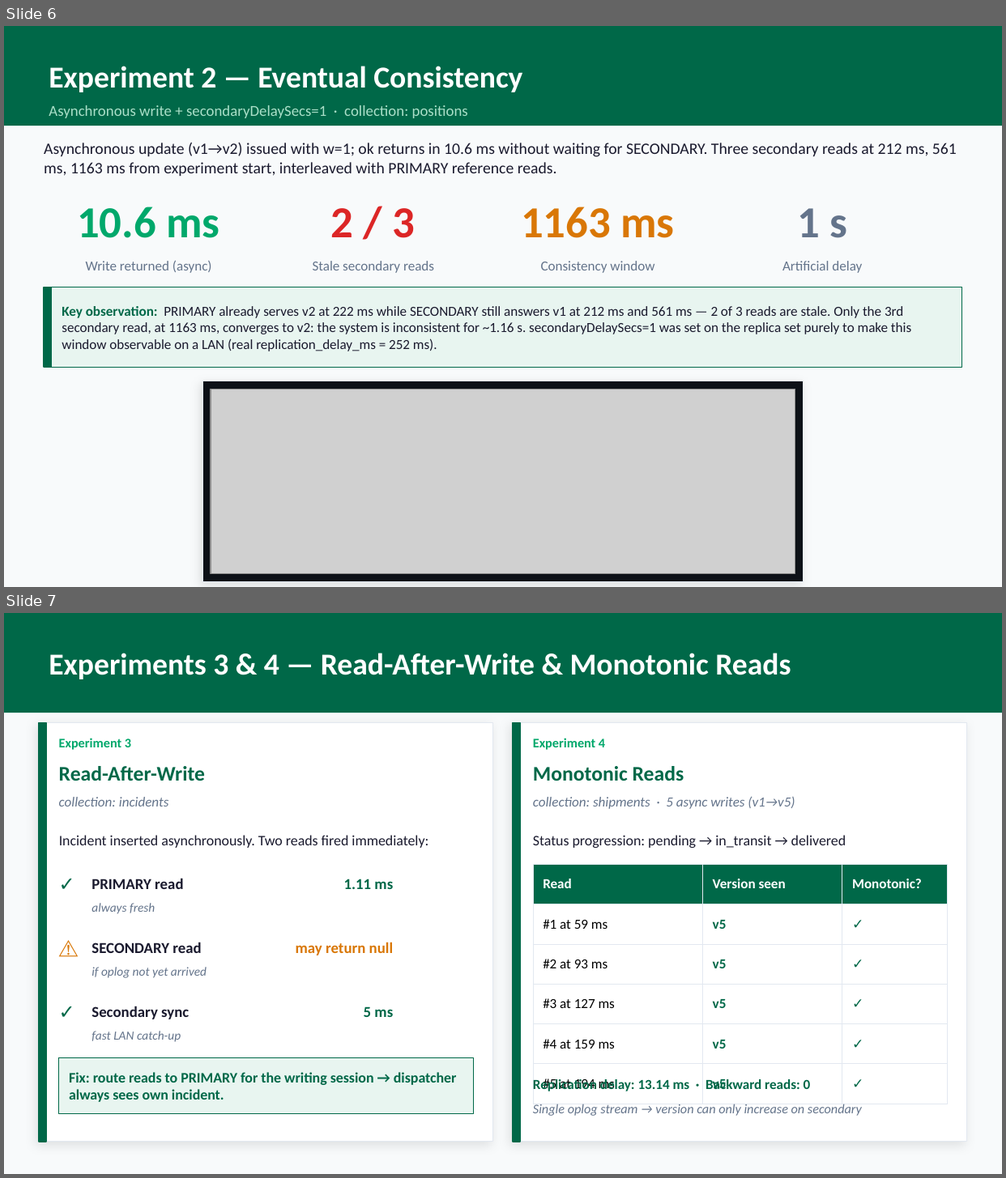
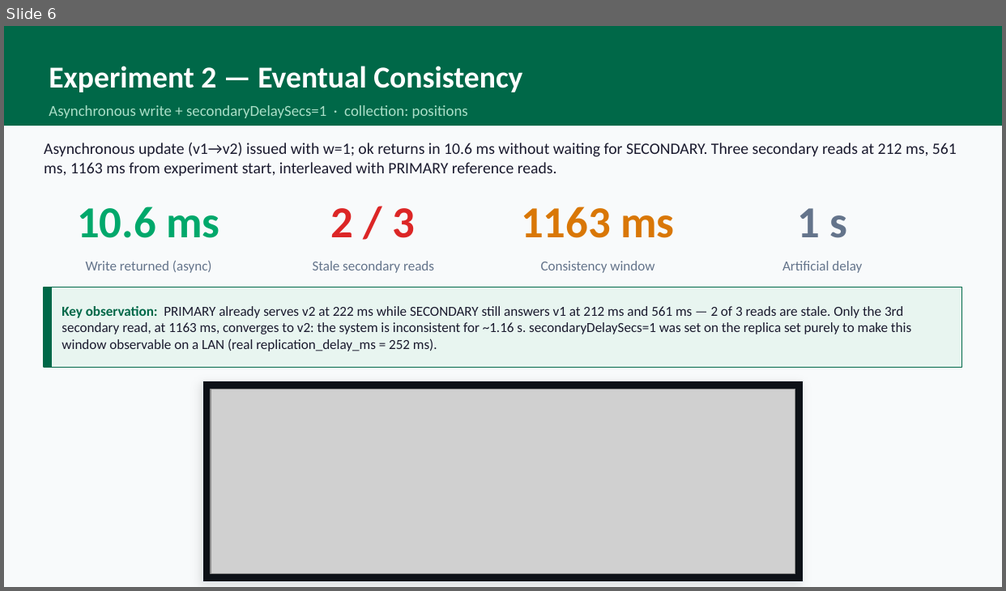
Before and after one commit to mertkarahan955/ceng465_project, a slide deck: presentation/report_presentation.pptx. Shown one above the other, each under a label of ours: slides 6 and 7 before the commit, slide 6 after it. The pictures are 1006x1178 and 1006x591 pixels, drawn with LibreOffice and Linux fonts; fonts in the diff are those of the drawing; grey boxes stand for pictures. Boxes give left, top, right and bottom in pixels: in the first picture for what was removed or moved away, otherwise in the second. Text is boxed around its words. In the diff, an @@ line names an element or a change of style, - is before the commit and + after.

Commit message:
Add experiment results and update presentation for Read-After-Write consistency
- Added JSON files for two experiments (20260608_223902_8244.json and 20260608_223905_6750.json) detailing Read-After-Write consistency tests.
- Updated `build_pptx.js` to reflect changes in experiment titles, descriptions, and statistics for Read-After-Write and Monotonic Reads.
- Included new images (exp3.png, exp4.png, exp5.png) for visual representation of experiments in the presentation.
- Updated the overall presentation file (report_presentation.pptx) to incorporate the latest changes and findings.

```diff
--- a/presentation/report_presentation.pptx
+++ b/presentation/report_presentation.pptx
@@ slide 7 removed at (4, 613, 1002, 1174), background #F8FAFB @@
@@ rectangle removed at (4, 613, 1002, 713) @@
@@ text removed at (49, 653, 791, 679) @@
-Experiments 3 & 4 — Read-After-Write & Monotonic Reads
@@ rectangle removed at (39, 723, 493, 1142) @@
@@ rectangle removed at (39, 723, 46, 1142) @@
@@ rectangle removed at (513, 723, 967, 1142) @@
@@ rectangle removed at (513, 723, 520, 1142) @@
@@ text removed at (59, 738, 131, 750) @@
-Experiment 3
@@ text removed at (533, 738, 605, 750) @@
-Experiment 4
@@ text removed at (59, 766, 205, 781) @@
-Read-After-Write
@@ text removed at (533, 766, 684, 781) @@
-Monotonic Reads
@@ text removed at (59, 797, 169, 807) @@
-collection: incidents
@@ text removed at (533, 797, 795, 809) @@
-collection: shipments · 5 async writes (v1→v5)
@@ text removed at (59, 835, 428, 848) @@
-Incident inserted asynchronously. Two reads fired immediately:
@@ text removed at (533, 835, 846, 848) @@
-Status progression: pending → in_transit → delivered
@@ text removed at (59, 864, 89, 902) @@
-✓
@@ text removed at (91, 878, 183, 889) @@
-PRIMARY read
@@ text removed at (344, 879, 393, 889) @@
-1.11 ms
@@ table removed at (533, 864, 947, 1096), 6 rows, 3 columns @@
-Read | Version seen | Monotonic?
-#1 at 59 ms | v5 | ✓
-#2 at 93 ms | v5 | ✓
-#3 at 127 ms | v5 | ✓
-#4 at 159 ms | v5 | ✓
-#5 at 194 ms | v5 | ✓
@@ text removed at (91, 903, 155, 914) @@
-always fresh
@@ text removed at (59, 928, 89, 966) @@
-⚠
@@ text removed at (91, 942, 201, 953) @@
-SECONDARY read
@@ text removed at (296, 942, 393, 956) @@
-may return null
@@ text removed at (91, 967, 206, 978) @@
-if oplog not yet arrived
@@ text removed at (59, 992, 89, 1030) @@
-✓
@@ text removed at (91, 1006, 189, 1020) @@
-Secondary sync
@@ text removed at (364, 1007, 393, 1017) @@
-5 ms
@@ text removed at (91, 1031, 181, 1042) @@
-fast LAN catch-up
@@ rectangle removed at (59, 1058, 473, 1114) @@
@@ text removed at (69, 1072, 457, 1102) @@
-Fix: route reads to PRIMARY for the writing session → dispatcher always sees own incident.
@@ text removed at (533, 1079, 811, 1092) @@
-Replication delay: 13.14 ms · Backward reads: 0
@@ text removed at (533, 1104, 862, 1116) @@
-Single oplog stream → version can only increase on secondary
```
Also in this commit, not shown: 6 slides changed, 2 slides added, 8 other files.
